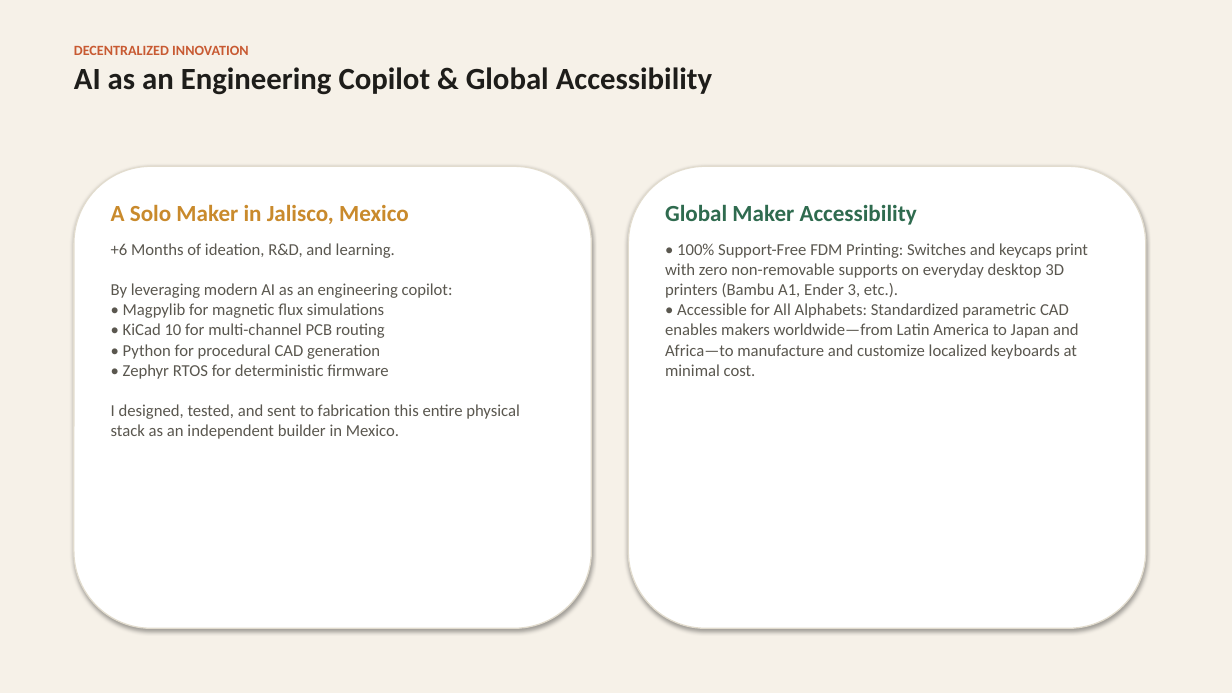
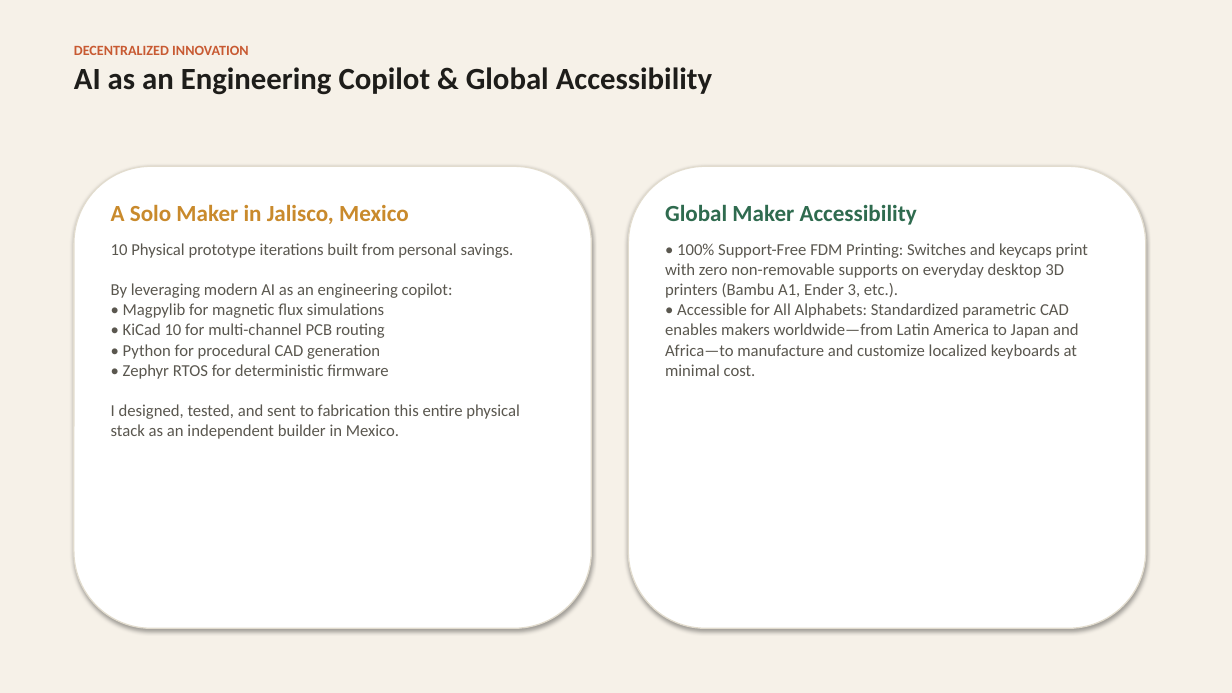
Before and after one commit to Sebas-Govel/HE_KB_Showcase, a slide deck: slide 5 of FloatForce_1517_Medici_Pitch.pptx. Drawn at 1232x693 pixels with LibreOffice and Linux fonts; fonts in the diff are those of the drawing. Boxes give left, top, right and bottom in pixels: in the first picture for what was removed or moved away, otherwise in the second. Text is boxed around its words. In the diff, an @@ line names an element or a change of style, - is before the commit and + after.

```diff
--- a/FloatForce_1517_Medici_Pitch.pptx
+++ b/FloatForce_1517_Medici_Pitch.pptx
@@ text at (x1=111, y1=243, x2=520, y2=439): text changed @@
-+6 Months of ideation, R&D, and learning.
-By leveraging modern AI as an engineering copilot:
-• Magpylib for magnetic flux simulations
-• KiCad 10 for multi-channel PCB routing
-• Python for procedural CAD generation
-• Zephyr RTOS for deterministic firmware
-I designed, tested, and sent to fabrication this entire physical stack as an independent builder in Mexico.
+10 Physical prototype iterations built from personal savings.
+By leveraging modern AI as an engineering copilot:
+• Magpylib for magnetic flux simulations
+• KiCad 10 for multi-channel PCB routing
+• Python for procedural CAD generation
+• Zephyr RTOS for deterministic firmware
+I designed, tested, and sent to fabrication this entire physical stack as an independent builder in Mexico.
```
Also in this commit, not shown: 1 other slide changed, 9 other files.
